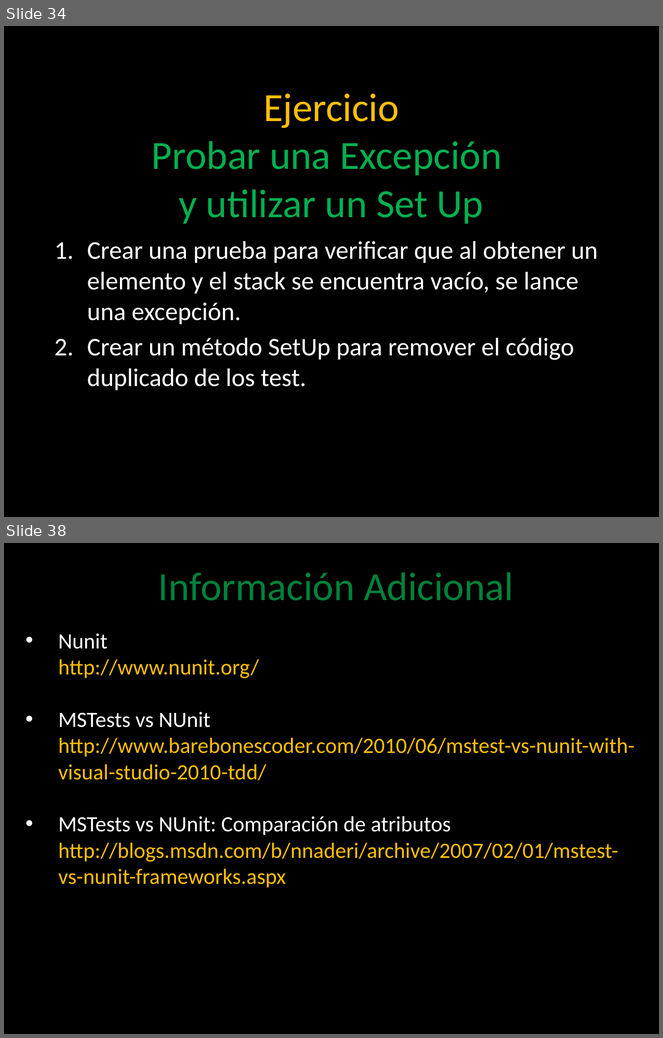
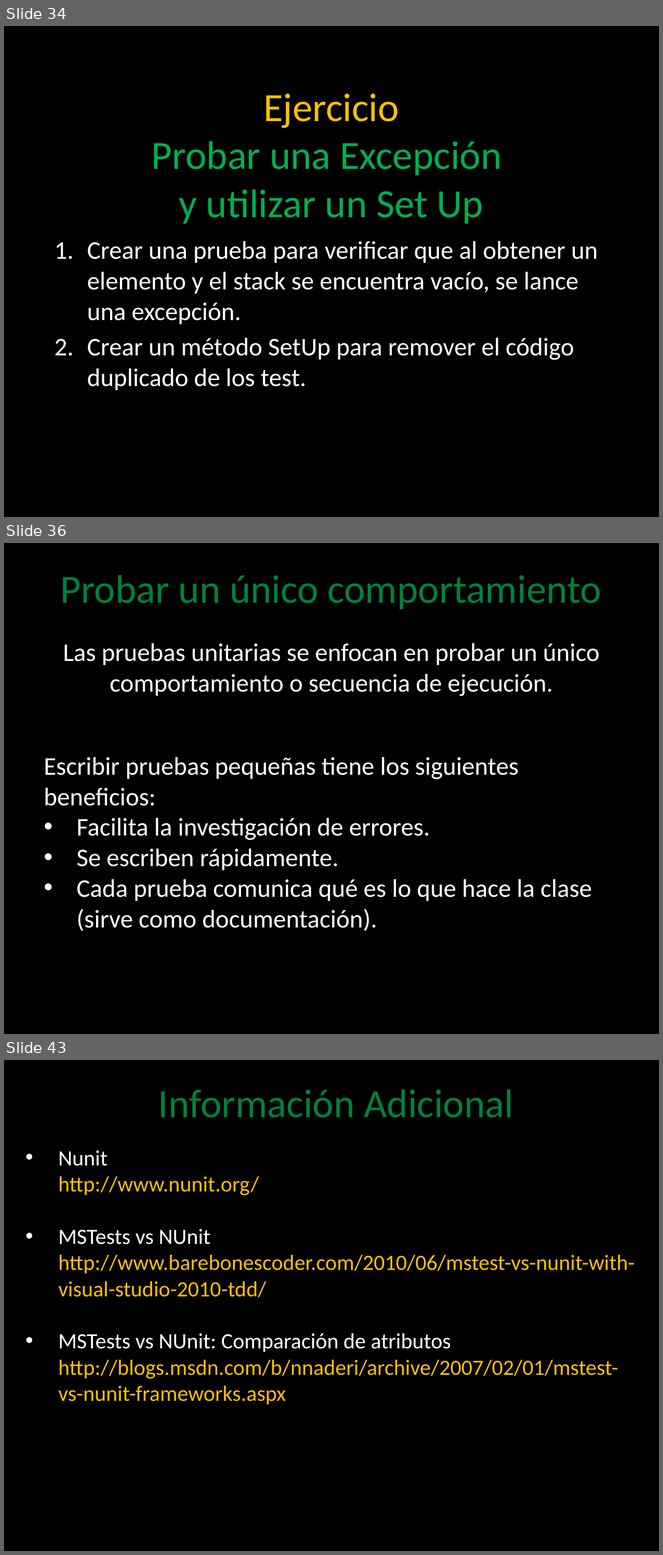
Before and after one commit to angelnunezsalazar/Test-Automation-NET, a slide deck: Diapositivas/Test Automation .NET.pptx. Shown one above the other, each under a label of ours: slides 34 and 38 before the commit, slides 34, 36 and 43 after it; the slides between them are not shown. The pictures are 663x1038 and 663x1555 pixels, drawn with LibreOffice and Linux fonts; fonts in the diff are those of the drawing; background and template pictures are left out. Boxes give left, top, right and bottom in pixels: in the first picture for what was removed or moved away, otherwise in the second. Text is boxed around its words. In the diff, an @@ line names an element or a change of style, - is before the commit and + after.

Commit message:
Slides "Problemas de pruebas muy grandes"

```diff
--- a/Diapositivas/Test Automation .NET.pptx
+++ b/Diapositivas/Test Automation .NET.pptx
@@ slide 36 added at [4,543,659,1034], background picture (left out) @@
@@ text added at [60,575,601,610], 44 pt, text #00823B @@
+Probar un único comportamiento
@@ text added at [63,643,600,696], 28 pt, text #FFFFFF @@
+Las pruebas unitarias se enfocan en probar un único comportamiento o secuencia de ejecución.
@@ text added at [44,757,592,931], 28 pt, text #FFFFFF @@
+Escribir pruebas pequeñas tiene los siguientes beneficios:
+• Facilita la investigación de errores.
+• Se escriben rápidamente.
+• Cada prueba comunica qué es lo que hace la clase (sirve como documentación).
@@ what was slide 38 is now slide 43 @@
```
Also in this commit, not shown: 2 slides changed, 5 other slides added, 18 other files.
